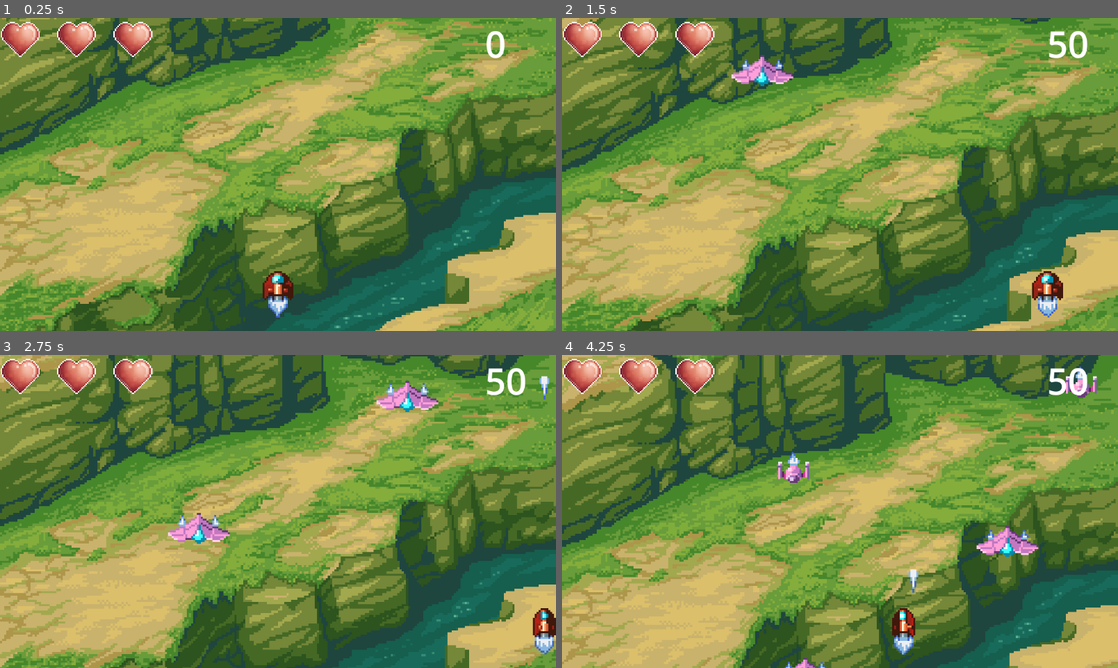
Above: before the commit, frames 1-4 (two rows, left to right).
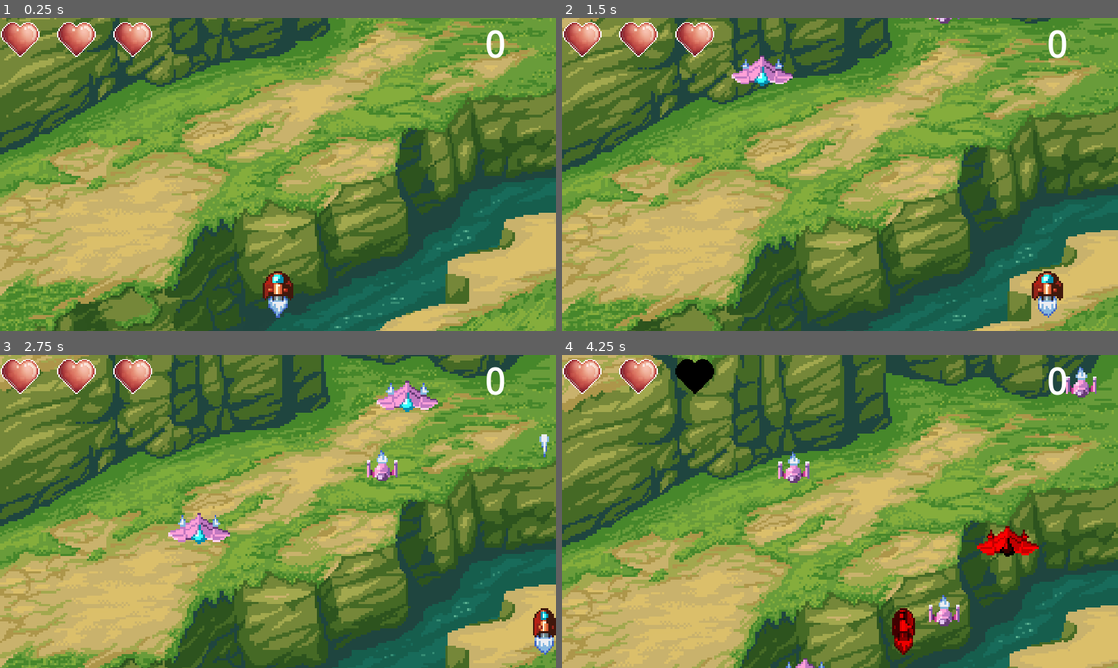
Above: after the commit, the same moments.

Repository: jpsalim21/Nave_INOVA
Game: Godot game, scene res://CenaPrincipal.tscn
Same seed, same stepped clock (60 frames per second), same inputs: the game is played once before the commit and once after it.
Inputs (mouse positions are in pixels of both pictures, inside the frame that each line leads up to):
- Up to frame 1 (0.25 s): no input
- Up to frame 2 (1.5 s): move the mouse to (962, 158) at 0.52 s; hold D (Direita) 0.53-1.25 s; hold Space (Atirar) 0.53-1.25 s; click (962, 158) at 0.67 s; drag from (728, 190) to (1045, 287) at 1.27 s
- Up to frame 3 (2.75 s): move the mouse to (333, 442) at 2.02 s; hold D (Direita) from 2.03 s (still down); hold Space (Atirar) from 2.03 s (still down)
- Up to frame 4 (4.25 s): release D (Direita) at 2.75 s; release Space (Atirar) at 2.75 s; drag from (812, 574) to (967, 398) at 2.77 s; move the mouse to (1006, 558) at 3.52 s; hold A (Esquerda) from 3.53 s (still down); hold Space (Atirar) from 3.53 s (still down)

The runs differ from the first frame. In frame 1, 2.4% of the frame differs, in the area x 0-100%, y 0-100%; in frame 2, 2.8%; in frame 3, 3.3%; in frame 4, 4.7%.

Commit message:
Mini atualizações

Diff:
--- a/Scripts/Player.gd
+++ b/Scripts/Player.gd
@@ -17,7 +17,7 @@
 	direction.y *= 0.6
 	velocity = direction * SPEED
 
-	if Input.is_action_pressed("Atirar") and timer.time_left <= 0.1:
+	if Input.is_action_pressed("Atirar") and timer.time_left <= 0.05:
 		atirar()
 
 	animar(velocity.x)
@@ -48,5 +48,7 @@
 	var objProjetil : Node2D = projetil.instantiate()
 	objProjetil.global_position = posicao_projetil.global_position
 	get_tree().root.add_child(objProjetil)
+
 	audio.play()
+
 	timer.start()
--- a/project.godot
+++ b/project.godot
@@ -21,11 +21,16 @@
 
 [display]
 
-window/stretch/mode="viewport"
+window/size/mode=2
+window/stretch/mode="canvas_items"
 
 [dotnet]
 
 project/assembly_name="ShooterMinicurso_INOVA"
+
+[editor_plugins]
+
+enabled=PackedStringArray("res://addons/script-tabs/plugin.cfg")
 
 [input]
 
Not shown: 1 places in CenaPrincipal.tscn that only renumber resources
Not shown: 1 places in PackedScenes/inimigo_2.tscn that only renumber resources
Not shown, added: addons/script-tabs/plugin.cfg
Not shown, added: addons/script-tabs/plugin.gd
Not shown, added: addons/script-tabs/LICENSE
